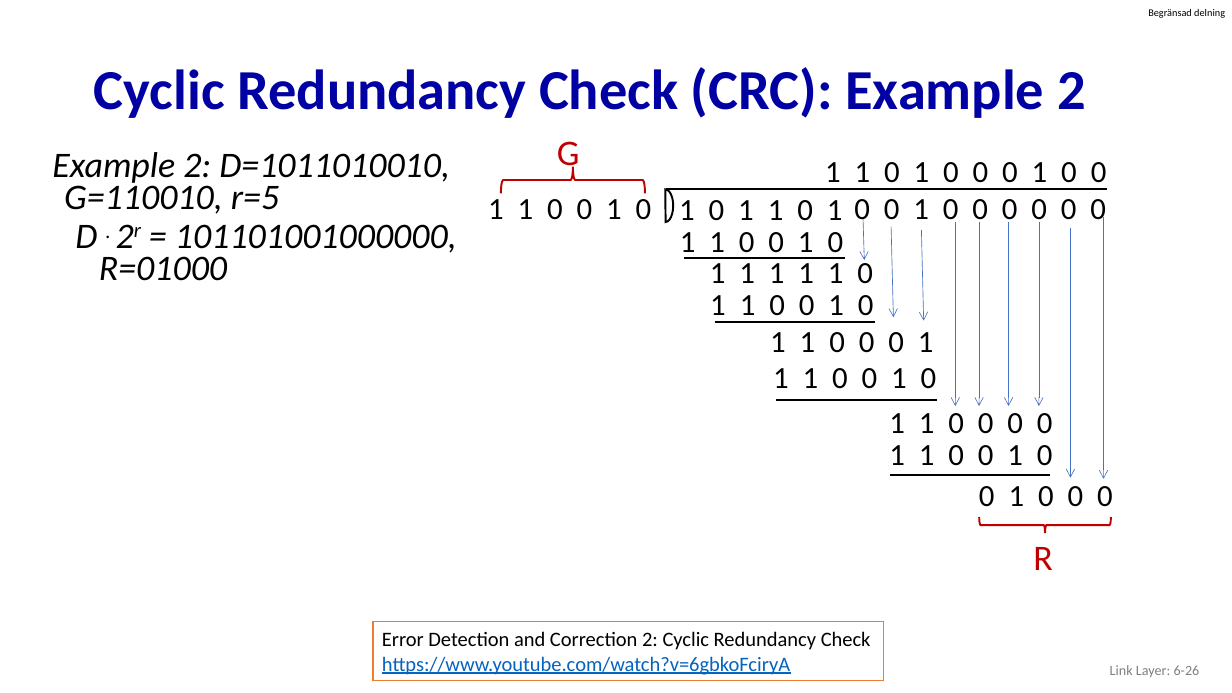
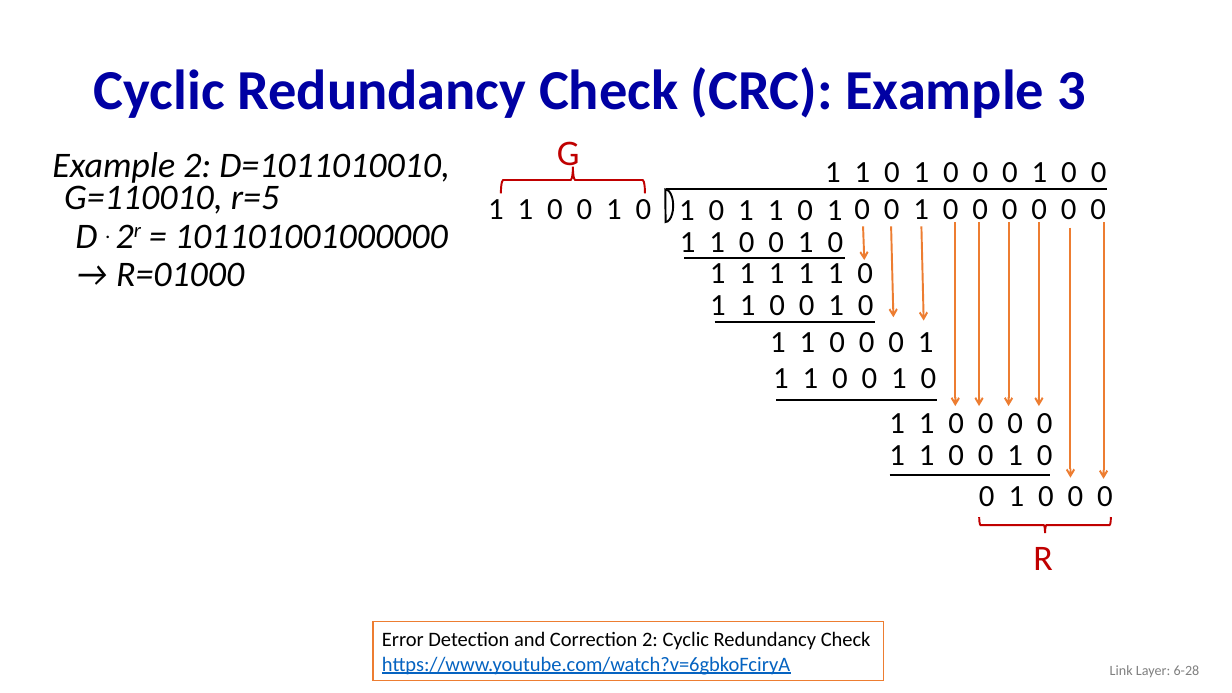
Before and after one commit to guhofstra/CSC175, a slide deck: slide 28 of PPTs/6.1 6.2 Introduction Error-Detection and -Correction Techniques.pptx (slide 26 before the commit). Drawn at 1232x693 pixels with LibreOffice and Linux fonts; fonts in the diff are those of the drawing. Boxes give left, top, right and bottom in pixels: in the first picture for what was removed or moved away, otherwise in the second. Text is boxed around its words. In the diff, an @@ line names an element or a change of style, - is before the commit and + after.

```diff
--- a/PPTs/6.1 6.2 Introduction Error-Detection and -Correction Techniques.pptx
+++ b/PPTs/6.1 6.2 Introduction Error-Detection and -Correction Techniques.pptx
@@ text removed at <box>1148,9,1225,18</box> @@
-Begränsad delning
@@ title at <box>94,67,1086,118</box>: text changed @@
-Cyclic Redundancy Check (CRC): Example 2
+Cyclic Redundancy Check (CRC): Example 3
@@ text at <box>75,224,448,287</box>: text changed @@
-  D . 2r = 101101001000000, R=01000
+  D . 2r = 101101001000000
+  → R=01000
@@ arrow moved from (863, 219) - (864, 260) to (863, 226) - (864, 260) @@
@@ arrow (863, 226) - (864, 260): stroke #4472C4 0.5 pt to #ED7D31 1.5 pt @@
@@ arrow (891, 226) - (894, 317): stroke #4472C4 0.5 pt to #ED7D31 1.5 pt @@
@@ arrow moved from (921, 230) - (924, 321) to (921, 226) - (924, 321) @@
@@ arrow (921, 226) - (924, 321): stroke #4472C4 0.5 pt to #ED7D31 1.5 pt @@
@@ arrow (956, 222) - (956, 406): stroke #4472C4 0.5 pt to #ED7D31 1.5 pt @@
@@ arrow (980, 222) - (980, 406): stroke #4472C4 0.5 pt to #ED7D31 1.5 pt @@
@@ arrow (1009, 222) - (1009, 406): stroke #4472C4 0.5 pt to #ED7D31 1.5 pt @@
@@ arrow (1039, 222) - (1039, 406): stroke #4472C4 0.5 pt to #ED7D31 1.5 pt @@
@@ arrow (1071, 227) - (1071, 478): stroke #4472C4 0.5 pt to #ED7D31 1.5 pt @@
@@ arrow moved from (1104, 217) - (1104, 479) to (1104, 222) - (1104, 479) @@
@@ arrow (1104, 222) - (1104, 479): stroke #4472C4 0.5 pt to #ED7D31 1.5 pt @@
@@ text at <box>1110,665,1200,677</box>: text changed @@
-Link Layer: 6-26
+Link Layer: 6-28
```
Also in this commit, not shown: 31 other slides changed, 2 slides added, 23 other files.
